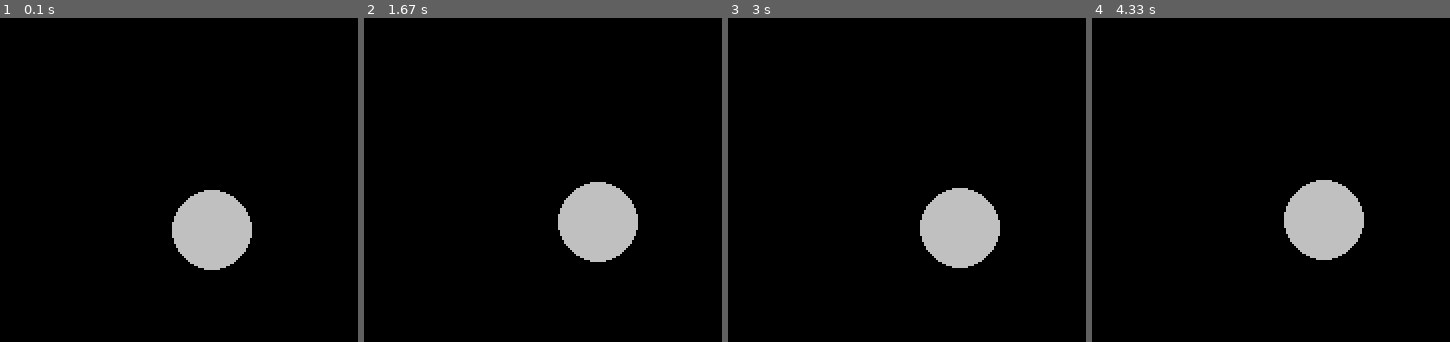
Above: before the commit, frames 1-4 (left to right).
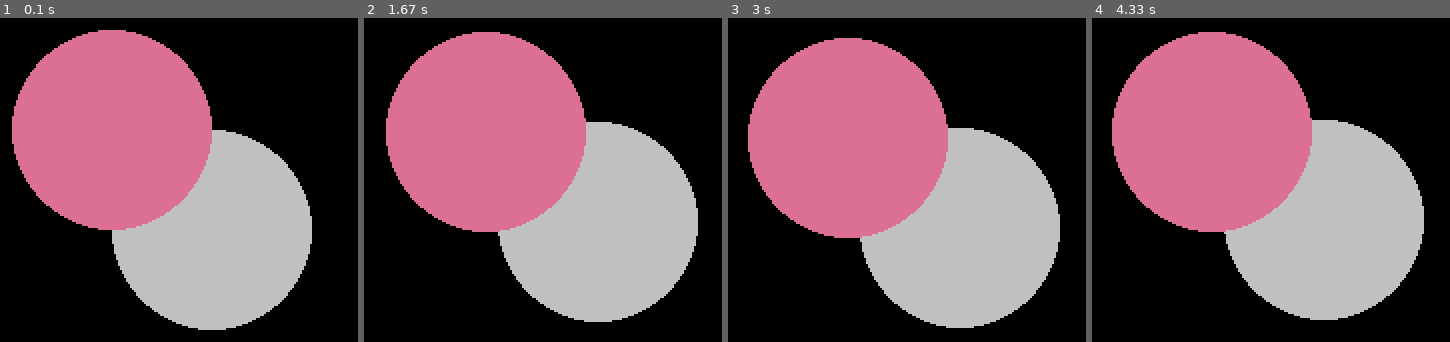
Above: after the commit, the same moments.

Repository: xCr1s12/PyGame-ICINF
Game: pygame game, started from EJ 2/main.py
Two runs of this game, one before a commit and one after it. Both use one fixed random seed, a clock stepped at 60 frames per second and the inputs below.
Inputs:
- Up to frame 1 (0.1 s): no input
- Up to frame 2 (1.67 s): hold S 0.33-0.8 s; hold Right 0.33-0.8 s; hold Right 0.83-1.3 s; hold D 0.83-1.3 s; hold Up 1.33-1.63 s; hold W 1.33-1.63 s
- Up to frame 3 (3 s): hold Right 1.67-2.13 s; hold D 1.67-2.13 s; hold Left 2.17-2.7 s; hold A 2.17-2.7 s; hold Down from 2.73 s (still down); hold S from 2.73 s (still down)
- Up to frame 4 (4.33 s): release Down at 3.03 s; release S at 3.03 s; hold Left 3.07-3.47 s; hold A 3.07-3.47 s; hold Up 3.5-3.87 s; hold W 3.5-3.87 s; hold Right from 3.9 s (still down); hold D from 3.9 s (still down)

The runs differ from the first frame. In frame 1, 45% of the frame differs, in the area x 3-88%, y 3-97%; in frame 2, 45%, in the area x 6-94%, y 4-94%; in frame 3, 45%; in frame 4, 45%.

Commit message:
colicion-de-circulos-intento1

Diff:
--- a/EJ 2/circulo2.py
+++ /dev/null
@@ -1,35 +0,0 @@
-import pygame
-
-
-class Circulo():
-    def __init__(self, x , y):
-        self.x = x
-        self.y = y
-        self.color = (192,192,192)
-        self.velocidad = 0.2
-
-    def dibujarC(self, screen):
-        circulo = (self.x ,self.y)
-        pygame.draw.circle(screen , self.color , circulo, 20)
-
-    def moverC(self, key):
-        self.ex = 0
-        self.ey = 0
-        if key[pygame.K_DOWN]:
-            self.ey += self.velocidad
-        if key[pygame.K_UP]:
-            self.ey -= self.velocidad
-        if key[pygame.K_LEFT]:
-            self.ex -= self.velocidad
-        if key[pygame.K_RIGHT]:
-            self.ex += self.velocidad
-
-        if self.ex != 0 and self.ey != 0:
-            self.ex /= 1.414
-            self.ey /= 1.414
-
-        self.x += self.ex
-        self.y += self.ey
-
-    def colision(self):
-        pass
--- /dev/null
+++ b/EJ 2/circulo201.py
@@ -0,0 +1,41 @@
+import pygame
+import math as mt
+
+class Circulo():
+    def __init__(self, x , y, width):
+        self.x = x
+        self.y = y
+        self.color = (192,192,192)
+        self.velocity = 0.2
+        self.width = width
+
+    def draw(self, screen):
+        circle = (self.x ,self.y)
+        pygame.draw.circle(screen , self.color , circle, self.width)
+
+    def move(self, key):
+        self.ex = 0
+        self.ey = 0
+        if key[pygame.K_DOWN]:
+            self.ey += self.velocity
+        if key[pygame.K_UP]:
+            self.ey -= self.velocity
+        if key[pygame.K_LEFT]:
+            self.ex -= self.velocity
+        if key[pygame.K_RIGHT]:
+            self.ex += self.velocity
+
+        if self.ex != 0 and self.ey != 0:
+            self.ex /= mt.sqrt(2)
+            self.ey /= mt.sqrt(2)
+
+        self.x += self.ex
+        self.y += self.ey
+
+    def colision(self, other):
+        self.distance = mt.sqrt((other.x - self.x)**2 + (other.y - self.y)**2)
+        self.collision = False
+        if self.distance <= (self.width/2 + other.width/2):
+            self.collision = True
+        else:
+            self.collision = False
--- /dev/null
+++ b/EJ 2/circulo202.py
@@ -0,0 +1,41 @@
+import pygame
+import math as mt
+
+class Circulo2():
+    def __init__(self, x , y, width):
+        self.x = x
+        self.y = y
+        self.color = (219,112,147)
+        self.velocity = 0.2
+        self.width = width
+
+    def draw(self, screen):
+        circle = (self.x ,self.y)
+        pygame.draw.circle(screen , self.color , circle, self.width)
+
+    def move(self, key):
+        self.ex = 0
+        self.ey = 0
+        if key[pygame.K_s]:
+            self.ey += self.velocity
+        if key[pygame.K_w]:
+            self.ey -= self.velocity
+        if key[pygame.K_a]:
+            self.ex -= self.velocity
+        if key[pygame.K_d]:
+            self.ex += self.velocity
+
+        if self.ex != 0 and self.ey != 0:
+            self.ex /= mt.sqrt(2)
+            self.ey /= mt.sqrt(2)
+
+        self.x += self.ex
+        self.y += self.ey
+
+    def colision(self, other):
+        self.distance = mt.sqrt((other.x - self.x)**2 + (other.y - self.y)**2)
+        self.collision = False
+        if self.distance <= (self.width/2 + other.width/2):
+            self.collision = True
+        else:
+            self.collision = False
--- a/EJ 2/main.py
+++ b/EJ 2/main.py
@@ -1,5 +1,6 @@
 import pygame
-from circulo2 import Circulo
+from circulo201 import Circulo
+from circulo202 import Circulo2
 pygame.init()
 
 
@@ -10,14 +11,34 @@
 pygame.display.set_caption("Alo?")
 
 run = True
-circulo1 = Circulo(250, 250)
+circulo1 = Circulo(250, 250, 50)
+circulo2 = Circulo2(200, 200, 50)
 while run:
     screen.fill((0,0,0))
     for event in pygame.event.get():
         if event.type == pygame.QUIT:
             run = False
     key = pygame.key.get_pressed()
-    circulo1.dibujarC(screen)
-    circulo1.moverC(key)
+
+    #Circulo 1 methodos
+    circulo1.draw(screen)
+    circulo1.move(key)
+
+
+    #Circulo 2 methodos
+    circulo2.draw(screen)
+    circulo2.move(key)
+
+    #colision
+    circulo1.colision(circulo2)
+    circulo2.colision(circulo1)
+
+    if circulo1.collision and circulo2.collision:
+        circulo2.color = (178,34,34)
+        circulo1.color = (178,34,34)
+    else:
+        circulo1.color = (192,192,192)
+        circulo2.color = (219,112,147)
+
     pygame.display.update()
 pygame.quit()
